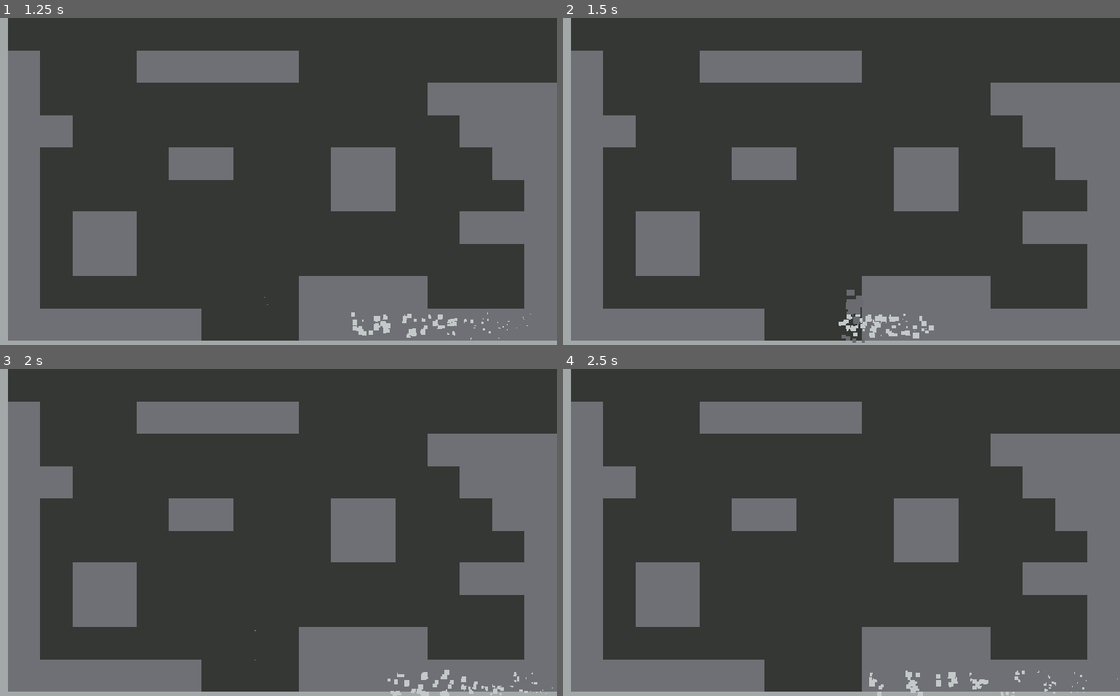
Above: before the commit, frames 1-4 (two rows, left to right).
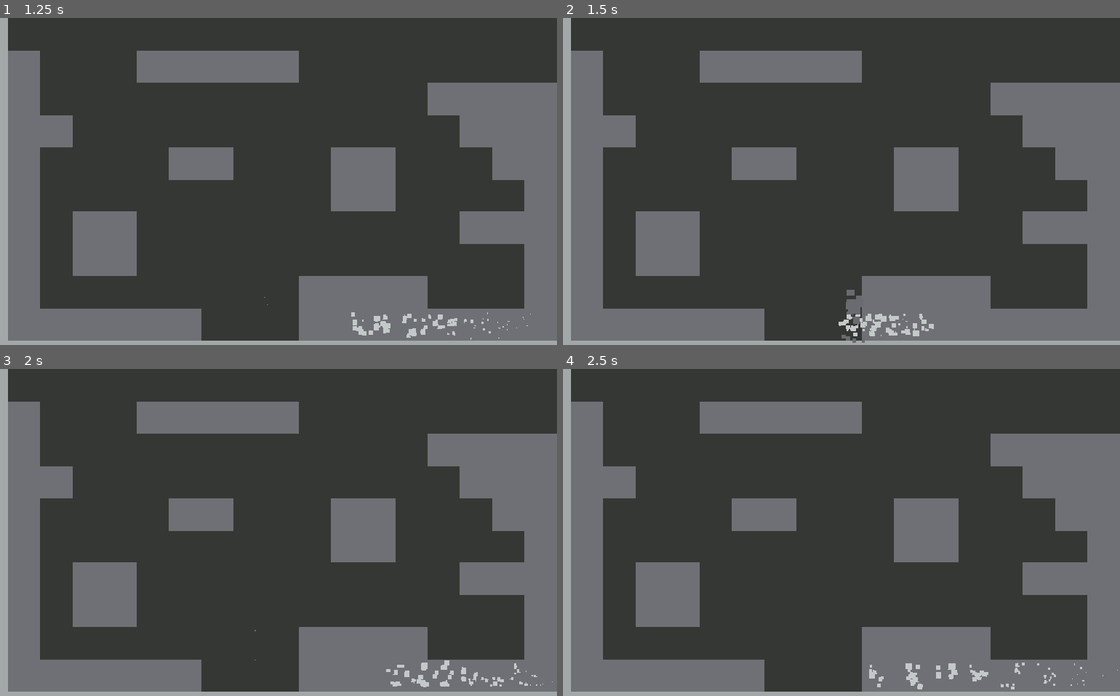
Above: after the commit, the same moments.

Repository: harperstoeckle/mole_game
Game: Godot game, scene res://scenes/main.tscn
The game is run twice, just before and just after one commit, with the same random seed, the same clock (stepped at 60 frames per second) and the same inputs.
Inputs:
- Up to frame 1 (1.25 s): hold D (right) from 0.53 s (still down); hold Right (dash) from 0.53 s (still down); tap Space (jump) at 0.77 s
- Up to frame 2 (1.5 s): keep holding D (right); release Right (dash) at 1.28 s; tap Right (dash) at 1.35 s
- Up to frame 3 (2 s): keep holding D (right); tap Space (jump) at 1.52 s
- Up to frame 4 (2.5 s): release D (right) at 2.03 s; hold A (left) from 2.03 s (still down); hold Right (dash) from 2.03 s (still down)

Frame 1 is identical in both runs. In frame 2, 0.1% of the frame differs, in the area x 53-67%, y 90-98%; in frame 3, 0.7%, in the area x 69-100%, y 89-100%; in frame 4, 0.6%.

Commit message:
Always enter the ground at the normal direction for now

Diff:
--- a/scripts/player.gd
+++ b/scripts/player.gd
@@ -108,7 +108,7 @@
 					and abs(c.get_normal().angle_to(-prev_velocity)) <= max_dig_angle:
 				dig_effect_spawner.global_position = c.get_position()
 				dig_effect_spawner.global_rotation = c.get_normal().angle()
-				velocity = prev_velocity.normalized() * dig_speed
+				velocity = -c.get_normal() * dig_speed
 				enter_ground()
 
 func stop_holding_jump() -> void:
